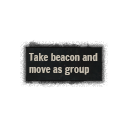
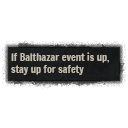
Layer changes from the first w=128, h=128 image to the second:
added group "Auric Basin" (1st of 2, in "HP Train" › "Notes") with 12 layers in group "Notes" over [2, 40, 126, 89]
added group "Balthazar" with 5 layers in group "Auric Basin" over [2, 40, 126, 89]
added layer "If Balthazar event is up, stay up for safety" in group "Balthazar" over [11, 52, 109, 75]
added group "BG Box Mask copy 2" (1st of 6, in "HP Train" › "Notes" › "Auric Basin" › "Balthazar") with 2 layers in group "Balthazar" over [2, 40, 126, 89]
added layer "BG Box Mask" (2nd of 21, in "HP Train" › "Notes" › "Auric Basin" › "Balthazar" › "BG Box Mask copy 2") in group "BG Box Mask copy 2" over [2, 40, 126, 89]
added layer "BG Box" (3rd of 23, in "HP Train" › "Notes" › "Auric Basin" › "Balthazar" › "BG Box Mask copy 2") in group "BG Box Mask copy 2" over [8, 47, 120, 81]
added layer "Layer 1" (1st of 6, in "HP Train" › "Notes" › "Auric Basin" › "Balthazar") (55%) in group "Balthazar" over [11, 40, 125, 89]
hid group "Tangled Depths" (1st of 2, in "HP Train" › "Notes") (24 layers) over [2, 40, 126, 89]
hid group "Water Marking" (5 layers) over [2, 40, 126, 89]
hid group "Skills" (53 layers) over [2, 40, 126, 89]
